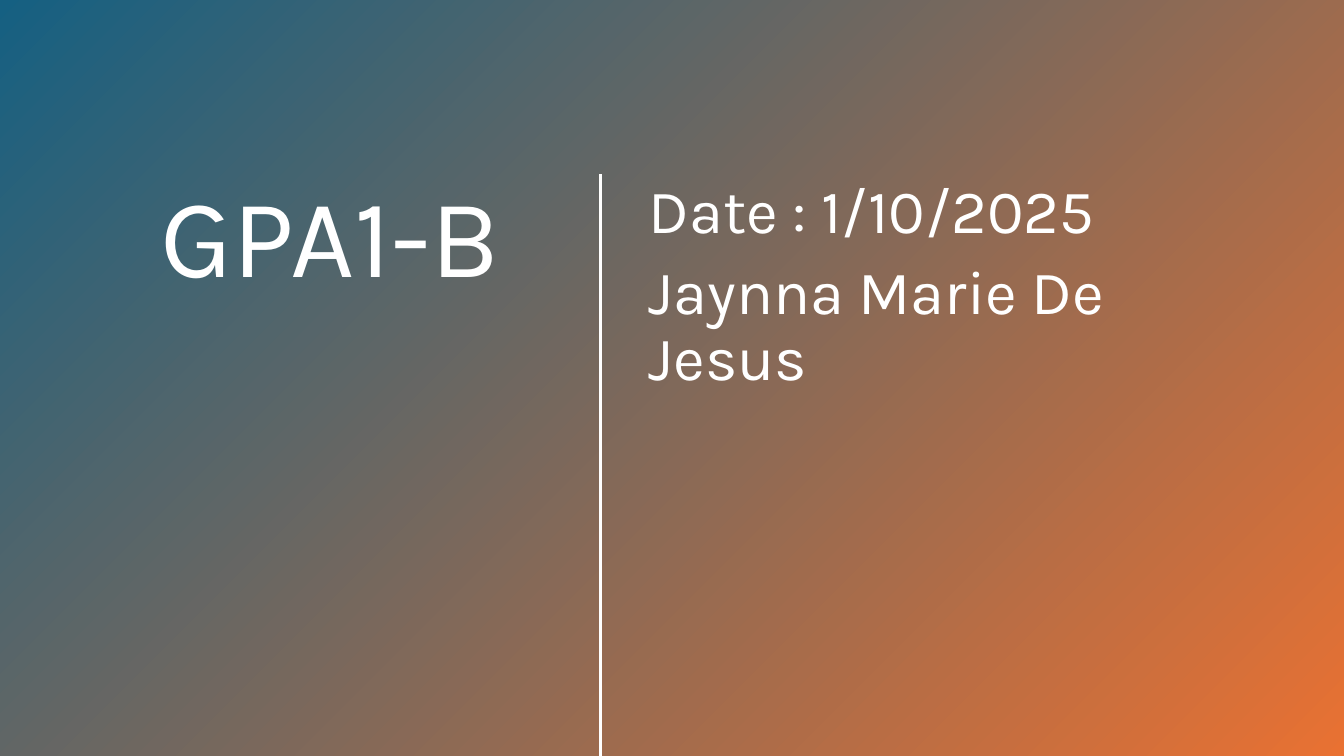
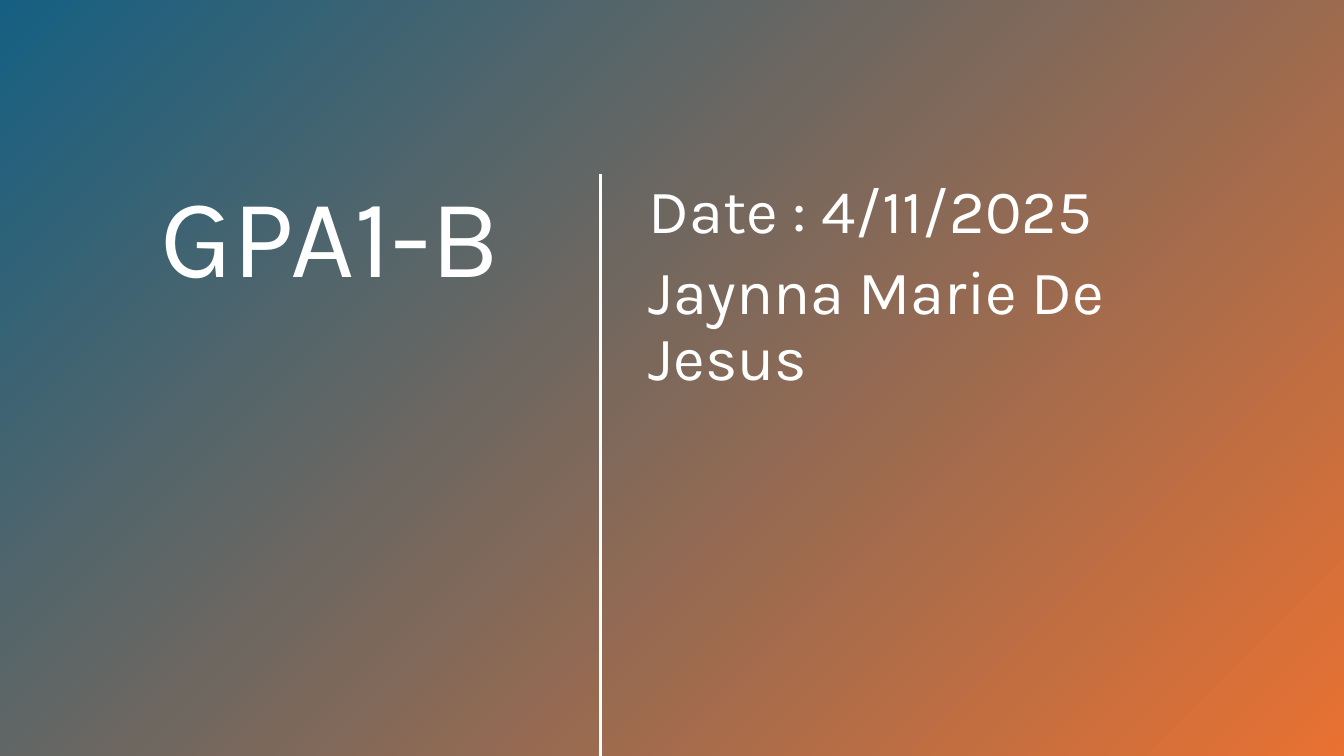
Before and after one commit to JaynnaM/CTS2456CRepo, a slide deck: slide 1 of DeJesusJaynnaMarie_GPA1-B.pptx. Drawn at 1344x756 pixels with LibreOffice and Linux fonts; fonts in the diff are those of the drawing. Boxes give left, top, right and bottom in pixels: in the first picture for what was removed or moved away, otherwise in the second. Text is boxed around its words. In the diff, an @@ line names an element or a change of style, - is before the commit and + after.

Commit message:
Changes to GPA1-B

```diff
--- a/DeJesusJaynnaMarie_GPA1-B.pptx
+++ b/DeJesusJaynnaMarie_GPA1-B.pptx
@@ subtitle at [649,188,1092,238]: text changed @@
-Date : 1/10/2025
+Date : 4/11/2025
```
Also in this commit, not shown: 1 slide added.
